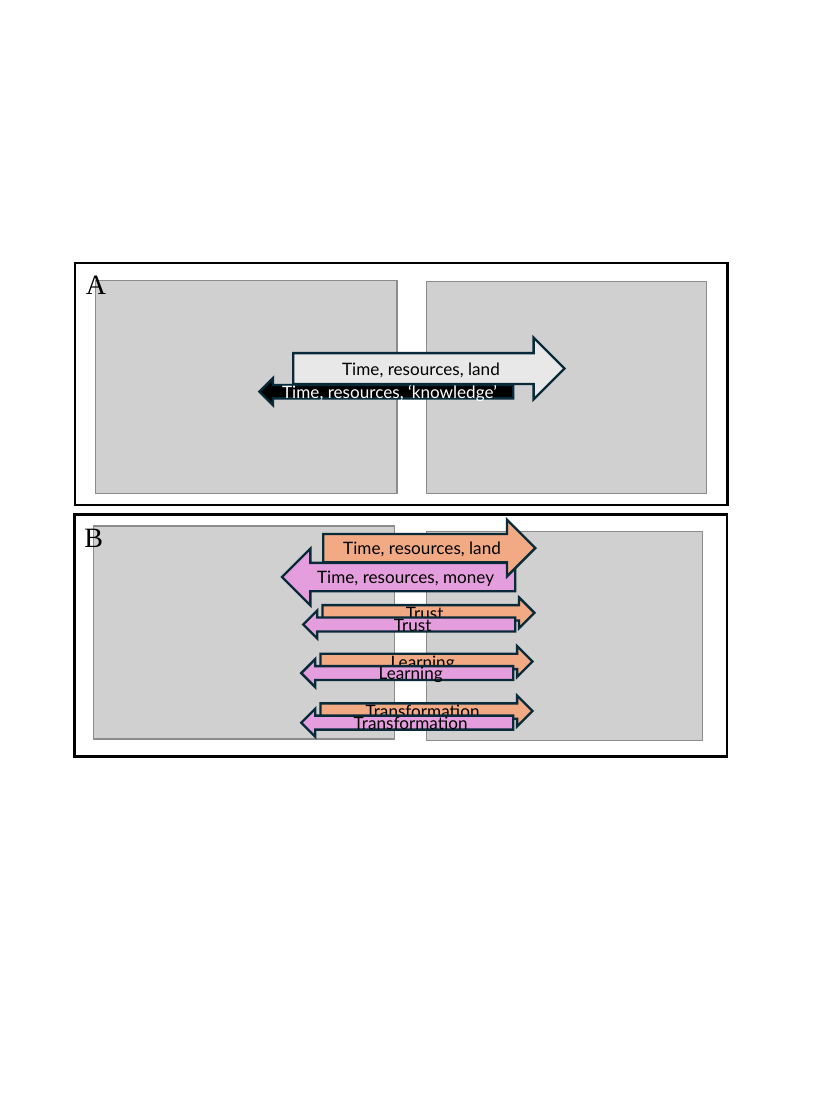
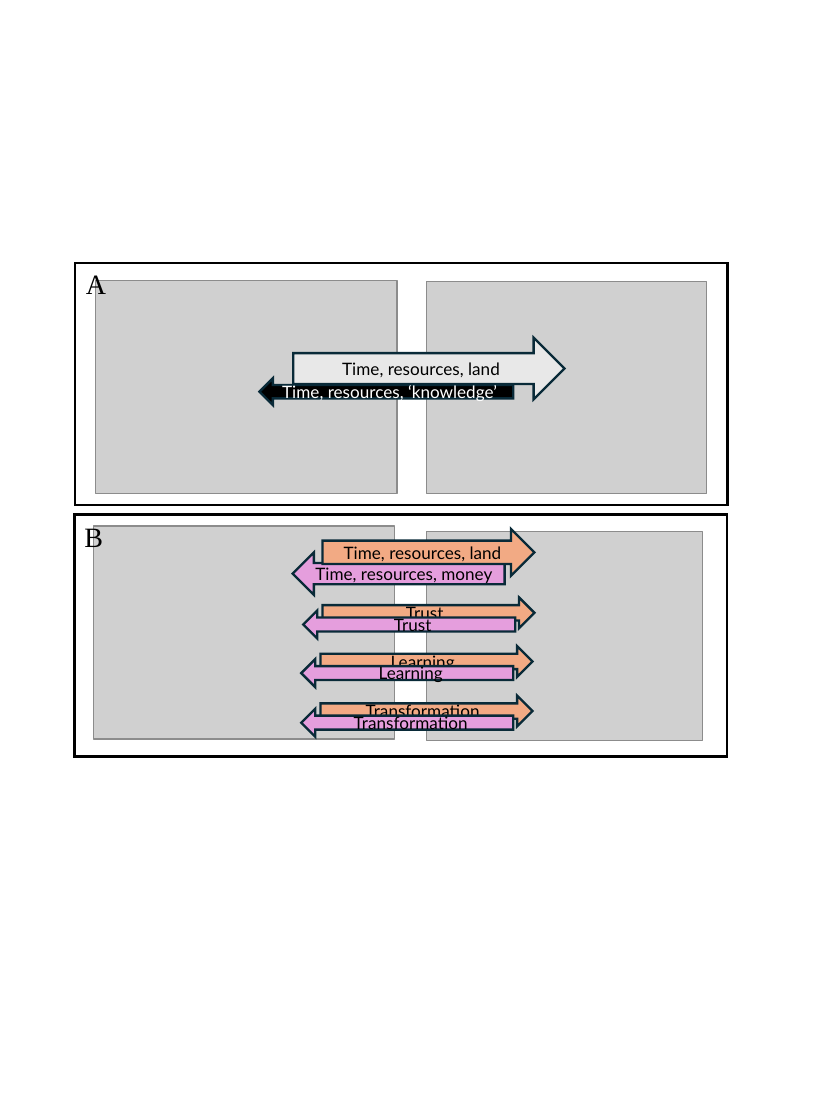
Before and after one commit to vanichols/ghproj_datafemism, a slide deck: slide 1 of farmer-exchange-fig.pptx. Drawn at 840x1120 pixels with LibreOffice and Linux fonts; fonts in the diff are those of the drawing; grey boxes stand for pictures. Boxes give left, top, right and bottom in pixels: in the first picture for what was removed or moved away, otherwise in the second. Text is boxed around its words. In the diff, an @@ line names an element or a change of style, - is before the commit and + after.

```diff
--- a/farmer-exchange-fig.pptx
+++ b/farmer-exchange-fig.pptx
@@ right arrow "Time, resources, land": place and size @@
-right arrow "Time, resources, land" at bbox=[324, 520, 535, 577]
+right arrow "Time, resources, land" at bbox=[323, 529, 534, 576]
@@ left arrow "Time, resources, money": place and size @@
-left arrow "Time, resources, money" at bbox=[282, 549, 515, 606]
+left arrow "Time, resources, money" at bbox=[292, 552, 504, 595]
```
Also in this commit, not shown: 2 slides added, 18 other files.
